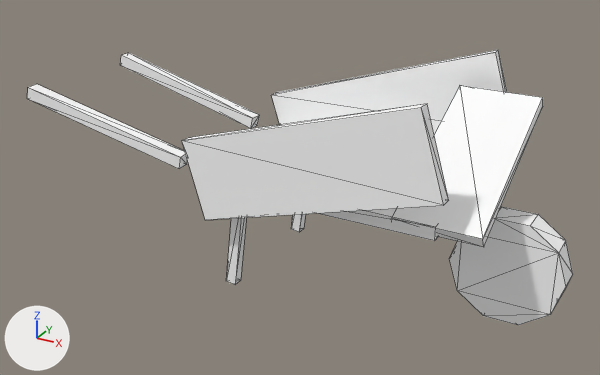
A saved change to the glTF model games/yorimichi/assets/belmonte/meshes/SM_BM_BE_Wheelbarrow.glb.
Both versions are drawn from a 50 mm camera at (1.2, -2.54, 1.59) aimed at (-0.19, -0.03, 0.33). Lighting does not change. The marker at lower left points along +X, +Y and +Z. The picture after the commit comes second. Mesh edges are drawn as thin lines. Vertices at exactly the same position are counted once.

Objects in the first picture: 'SM_BM_BE_Wheelbarrow'.
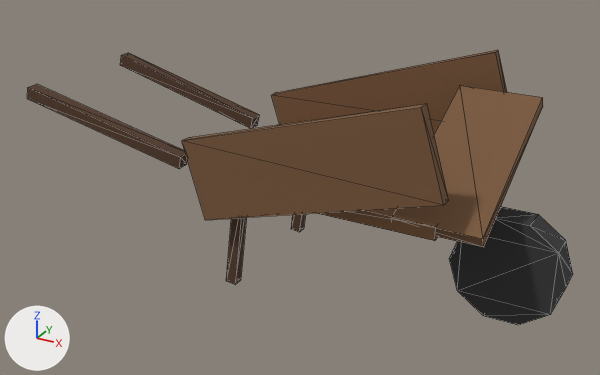
The change, as a list of edits to the scene's bpy script:
```text
Change me_sm_be_wheelbarrow:
    where me_sm_be_wheelbarrow.from_pydata(...)  # 84 vertices, 132 faces; spans x -1.26..0.82, y -0.38..0.38, z 0.0..0.84
    used by ob_sm_bm_be_wheelbarrow; location = (0.0, 0.0, 0.0)
    me_sm_be_wheelbarrow part 1: 70 faces centred in x -1.25..0.6, y -0.37..0.37, z 0.0..0.75 are repainted in the vertex colours; the middle colour goes from white #ffffff to brown #79573a
    me_sm_be_wheelbarrow part 2: 62 faces centred in x -0.55..0.81, y -0.27..0.27, z 0.0..0.46 are repainted in the vertex colours; the middle colour goes from white #ffffff to dark grey #353535
```

Location of each change, (x1, y1, x2, y2) in pixels of the pictures (600 x 375 px):
part 1 of me_sm_be_wheelbarrow, recoloured (white to brown): (27, 50, 543, 247) in both
part 2 of me_sm_be_wheelbarrow, recoloured: (179, 115, 573, 325) in both
